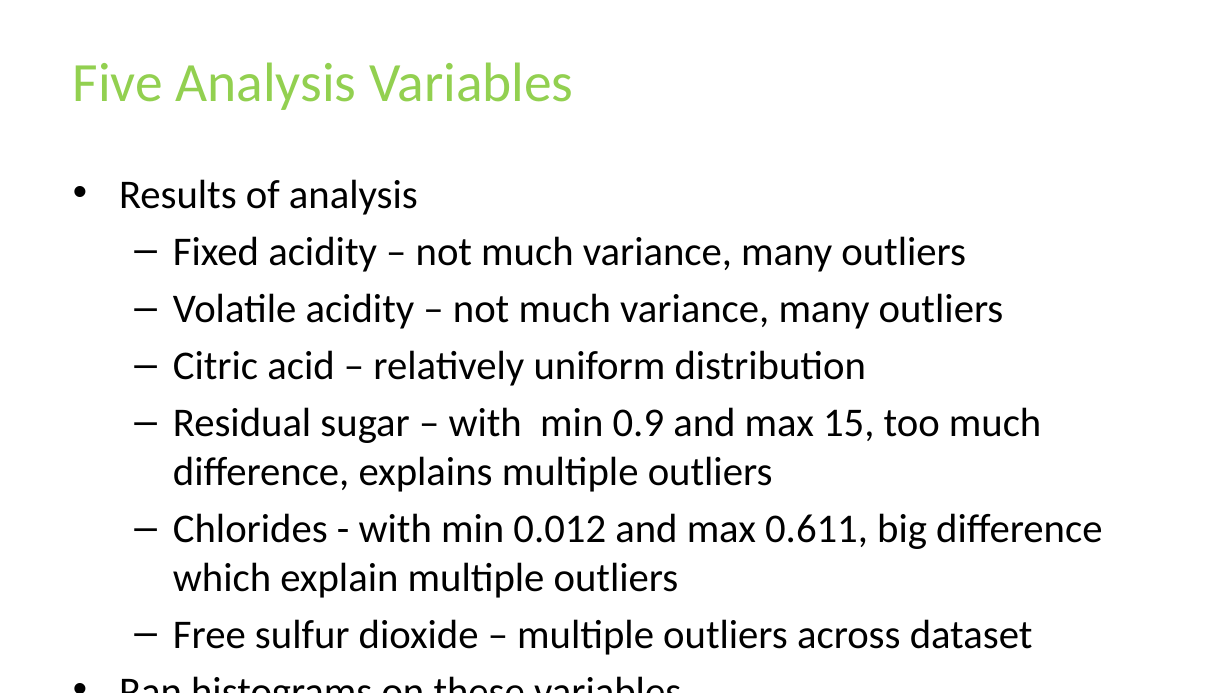
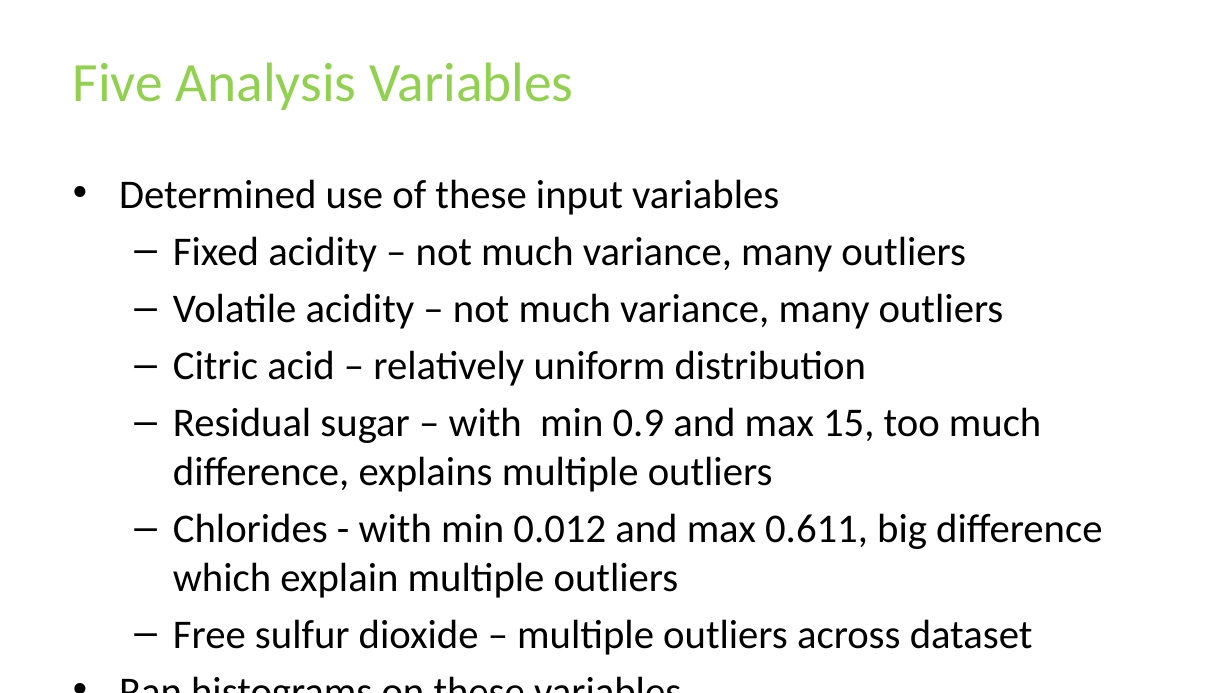
Before and after one commit to tlferrill/Ferrill_DSC530, a slide deck: slide 7 of DSC530_Final_T_Ferrill.pptx. Drawn at 1232x693 pixels with LibreOffice and Linux fonts; fonts in the diff are those of the drawing; background and template pictures are left out. Boxes give left, top, right and bottom in pixels: in the first picture for what was removed or moved away, otherwise in the second. Text is boxed around its words. In the diff, an @@ line names an element or a change of style, - is before the commit and + after.

```diff
--- a/DSC530_Final_T_Ferrill.pptx
+++ b/DSC530_Final_T_Ferrill.pptx
@@ text at [119,179,779,215]: text changed @@
-• Results of analysis
+• Determined use of these input variables
```
Also in this commit, not shown: 4 other slides changed.
